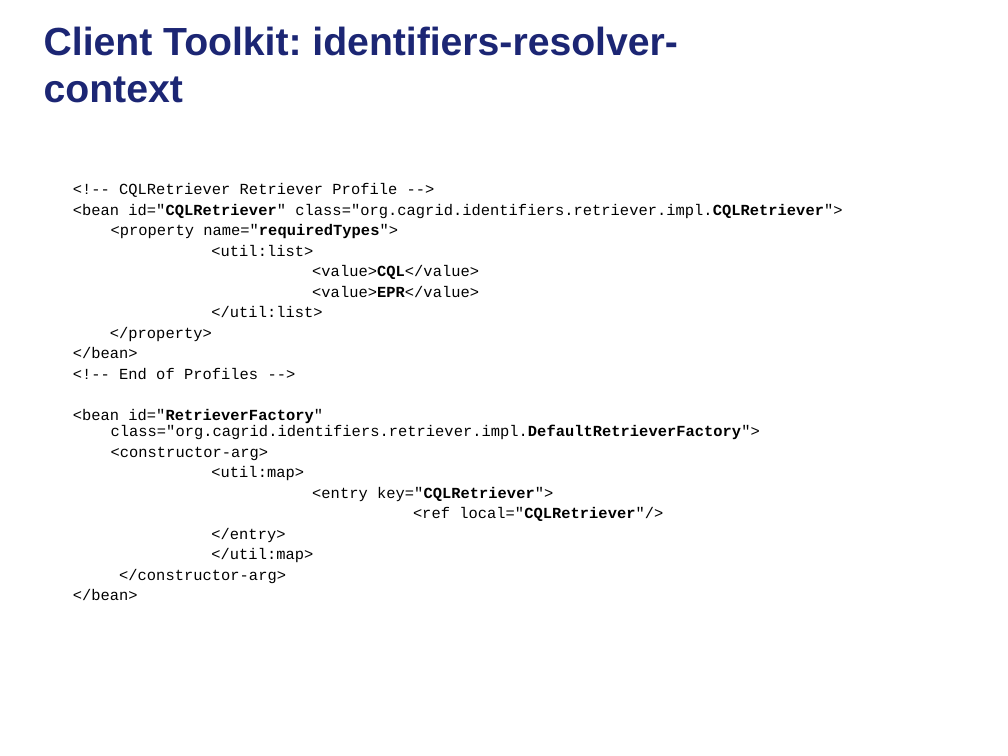
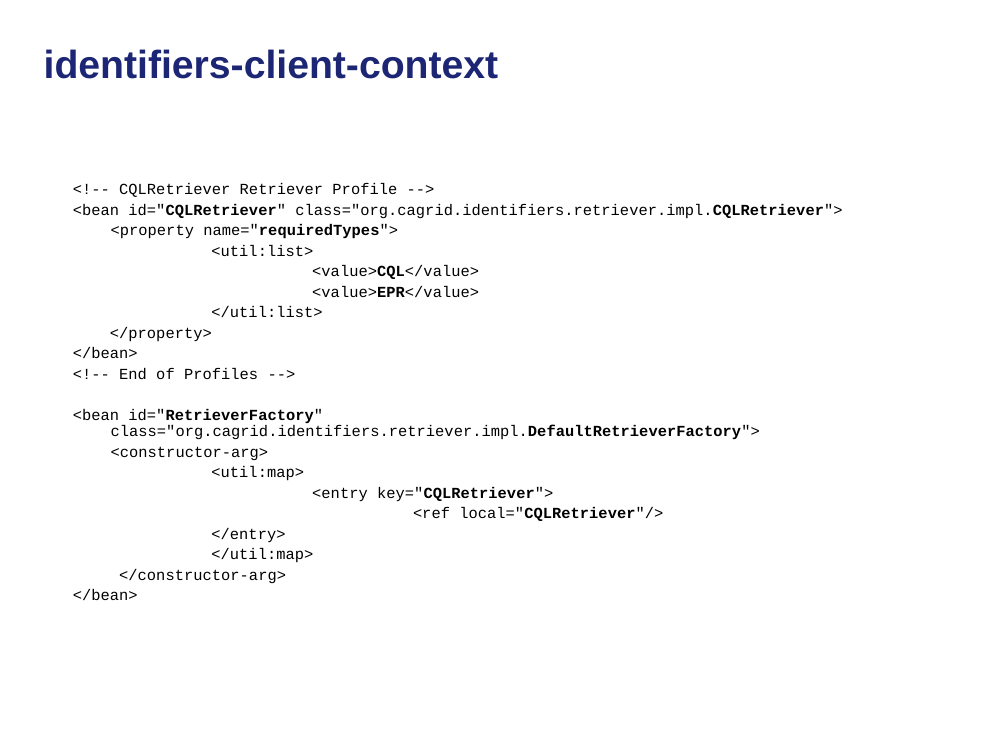
Before and after one commit to NCIP/cagrid-docs, a slide deck: slide 24 of core/Identifiers/2009-10-20_caBIG_Arch_Face2Face.ppt. Drawn at 1008x756 pixels with LibreOffice and Linux fonts; fonts in the diff are those of the drawing; background and template pictures are left out. Boxes give left, top, right and bottom in pixels: in the first picture for what was removed or moved away, otherwise in the second. Text is boxed around its words. In the diff, an @@ line names an element or a change of style, - is before the commit and + after.

```diff
--- a/core/Identifiers/2009-10-20_caBIG_Arch_Face2Face.ppt
+++ b/core/Identifiers/2009-10-20_caBIG_Arch_Face2Face.ppt
@@ title at [44,49,499,79]: text changed @@
-Client Toolkit: identifiers-resolver-context
+identifiers-client-context
```
Also in this commit, not shown: 1 other file.
